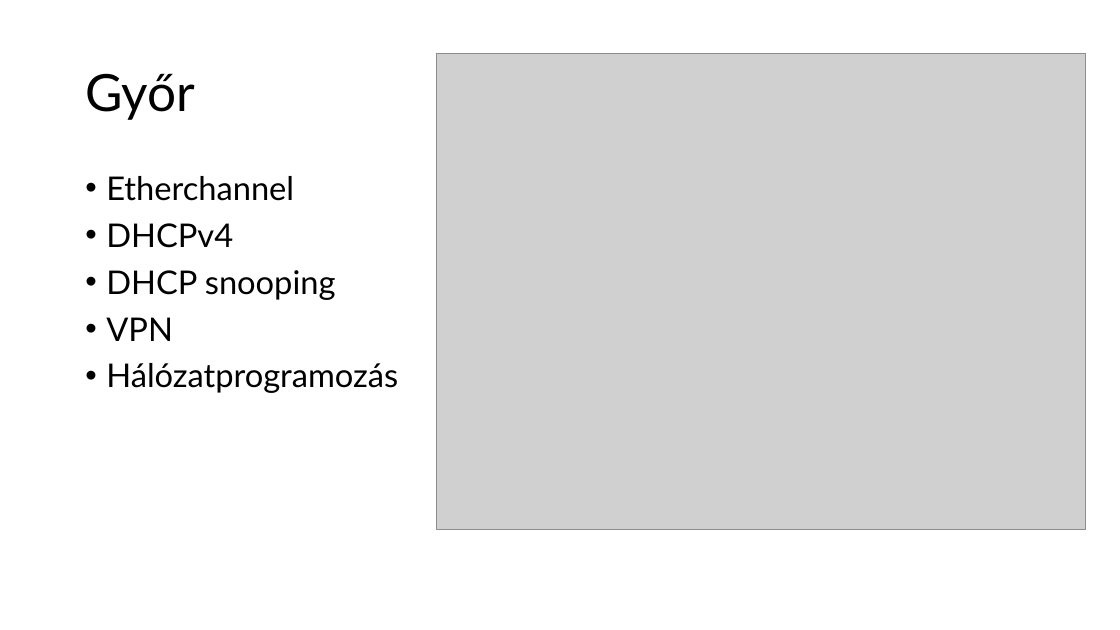
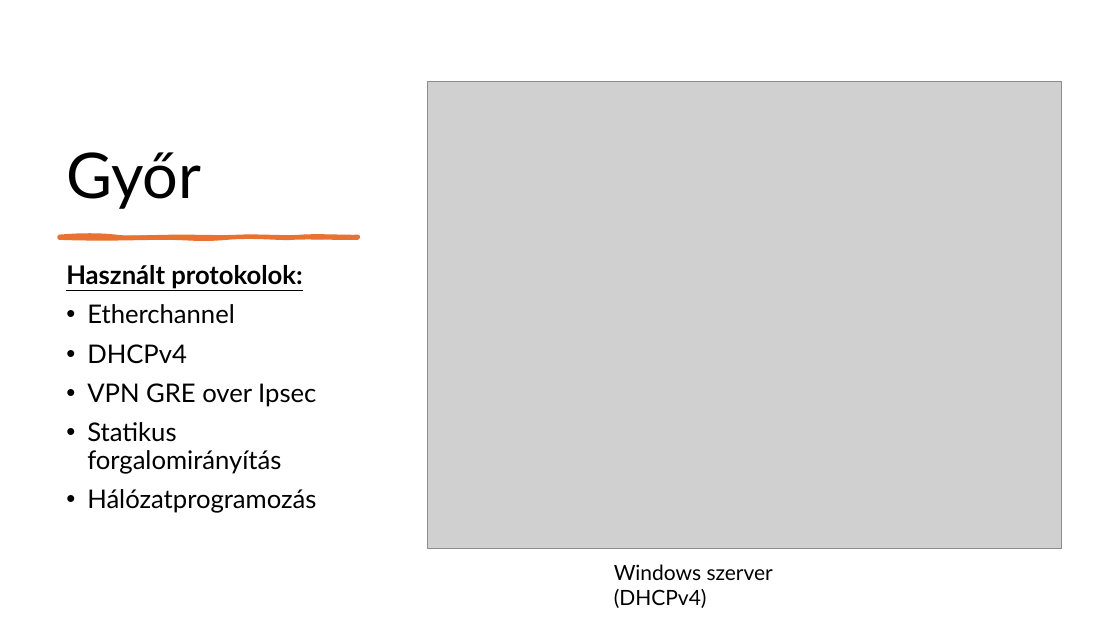
Before and after one commit to torokpeter7/CoreLink-KFT, a slide deck: slide 9 of Végleges/CoreLink_KFT.pptx (slide 10 before the commit). Drawn at 1120x630 pixels with LibreOffice and Linux fonts; fonts in the diff are those of the drawing; grey boxes stand for pictures. Boxes give left, top, right and bottom in pixels: in the first picture for what was removed or moved away, otherwise in the second. Text is boxed around its words. In the diff, an @@ line names an element or a change of style, - is before the commit and + after.

```diff
--- a/Végleges/CoreLink_KFT.pptx
+++ b/Végleges/CoreLink_KFT.pptx
@@ title "Győr": place and size @@
-title "Győr" at (85,73,195,120)
+title "Győr" at (66,152,201,209)
@@ title "Győr" at (66,152,201,209): size 44 to 54 pt; vertical alignment middle to bottom @@
@@ picture: place and size @@
-picture at (437,54,1086,530)
+picture at (428,82,1062,549)
@@ freeform shape added at (59,236,358,238), fill #E97132, outline #E97132 3 pt @@
@@ text "Használt protokolok:": place and size @@
-text "Használt protokolok:" at (106,176,398,393)
+text "Használt protokolok:" at (66,265,316,513)
@@ text at (66,265,302,289): paragraph added @@
+Használt protokolok:
@@ text at (87,304,316,513): size 28 to 22 pt in "Etherchannel", "DHCPv4", "Hálózatprogramozás" @@
@@ text at (87,383,316,474): text changed; size 28 to 22 pt @@
-• DHCP snooping
-• VPN
+• VPN GRE over Ipsec
+• Statikus forgalomirányítás
@@ text added at (614,564,773,608), 18 pt, text #000000 @@
+Windows szerver (DHCPv4)
```
Also in this commit, not shown: 6 other slides changed, 11 slides added, 5 slides removed.
